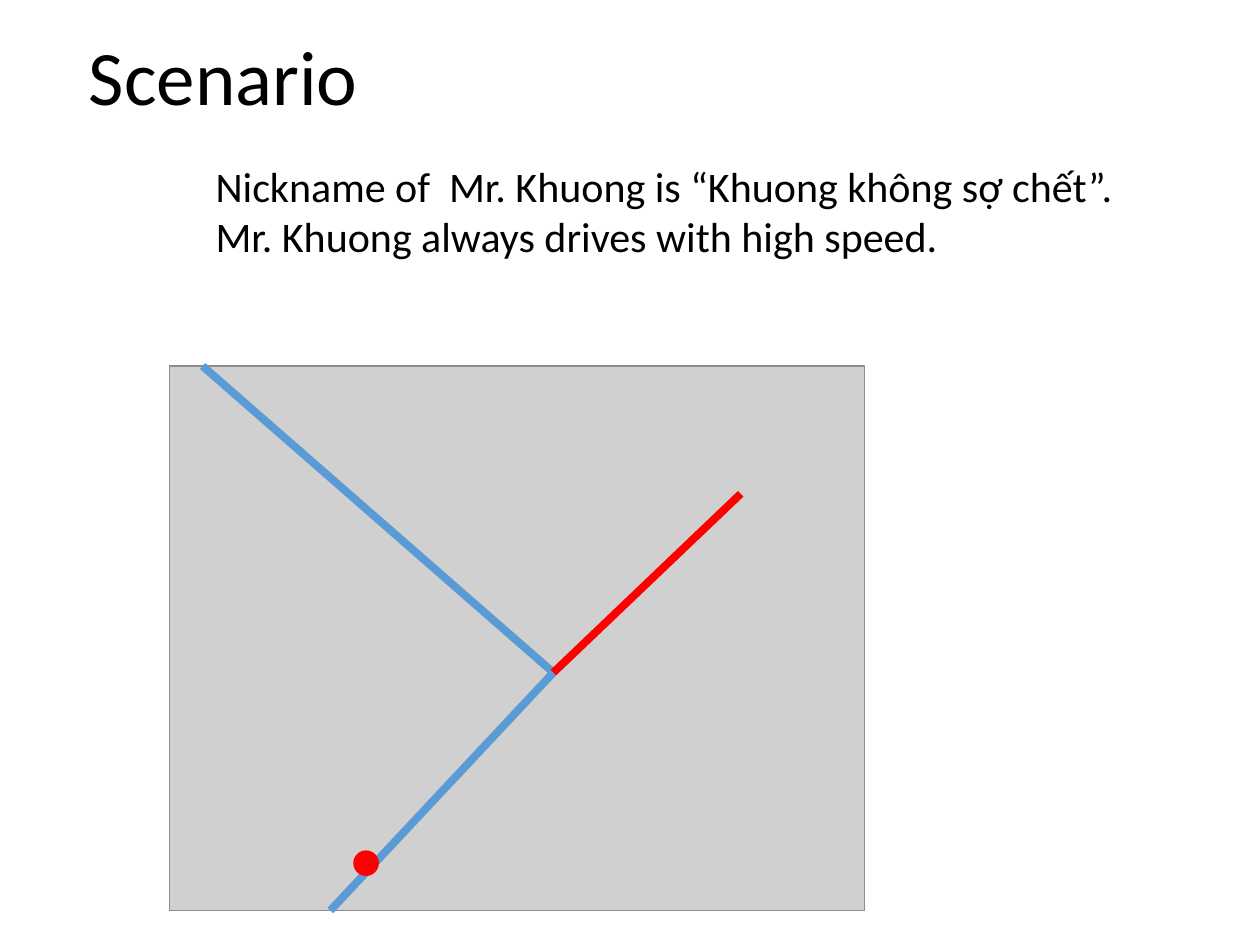
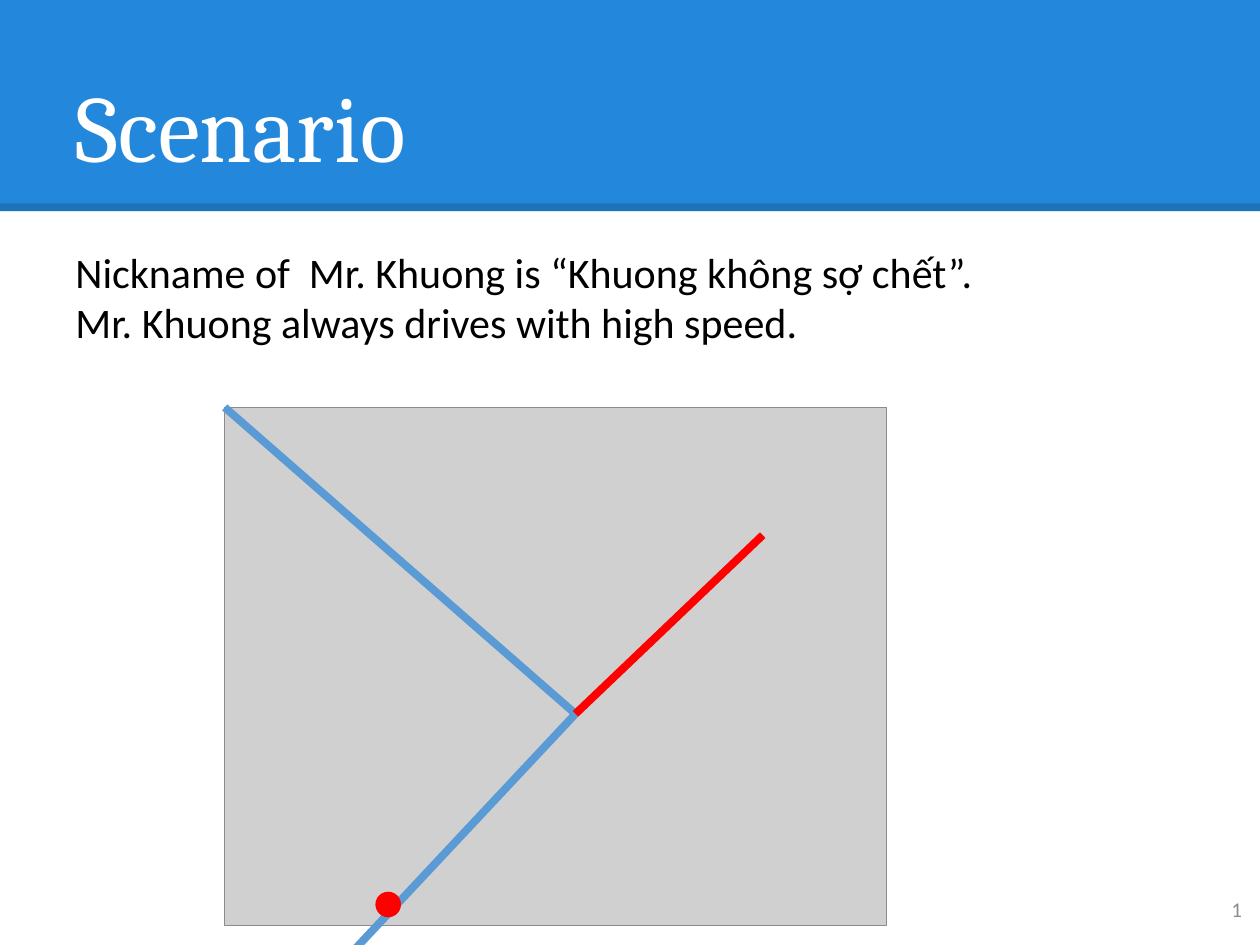
Before and after one commit to hqt/street-router, a slide deck: slide 1 of Document/presentation/nam/notify wrong way.pptx. Drawn at 1260x945 pixels with LibreOffice and Linux fonts; fonts in the diff are those of the drawing; grey boxes stand for pictures. Boxes give left, top, right and bottom in pixels: in the first picture for what was removed or moved away, otherwise in the second. Text is boxed around its words. In the diff, an @@ line names an element or a change of style, - is before the commit and + after.

Commit message:
update style for slide

```diff
--- a/Document/presentation/nam/notify wrong way.pptx
+++ b/Document/presentation/nam/notify wrong way.pptx
@@ rectangle added at bbox=[0, 0, 1260, 212], fill #2388DB @@
@@ title "Scenario": place and size @@
-title "Scenario" at bbox=[89, 52, 357, 106]
+title "Scenario" at bbox=[76, 98, 406, 163]
@@ title "Scenario" at bbox=[76, 98, 406, 163]: size 44 to 54 pt, font Calibri to Cambria, text colour #000000 to #FFFFFF; vertical alignment middle to bottom @@
@@ line added from (0, 207) to (1260, 207), #000000 4.5 pt @@
@@ text "Nickname of Mr. Khuong is ...": place and size @@
-text "Nickname of Mr. Khuong is ..." at bbox=[216, 170, 1112, 260]
+text "Nickname of Mr. Khuong is ..." at bbox=[75, 256, 972, 346]
@@ picture: place and size @@
-picture at bbox=[169, 367, 864, 911]
+picture at bbox=[224, 407, 886, 925]
@@ line moved from (203, 367) - (553, 673) to (224, 407) - (576, 714) @@
@@ line moved from (741, 494) - (553, 673) to (762, 536) - (576, 714) @@
@@ line moved from (330, 911) - (553, 673) to (353, 945) - (576, 714) @@
@@ ellipse: place and size @@
-ellipse at bbox=[354, 852, 378, 876]
+ellipse at bbox=[377, 892, 401, 916]
@@ page number added at bbox=[1231, 903, 1242, 917], 12 pt, text #8C8C8C @@
+1
```
Also in this commit, not shown: 7 other slides changed, 1 slide added, 8 other files.
